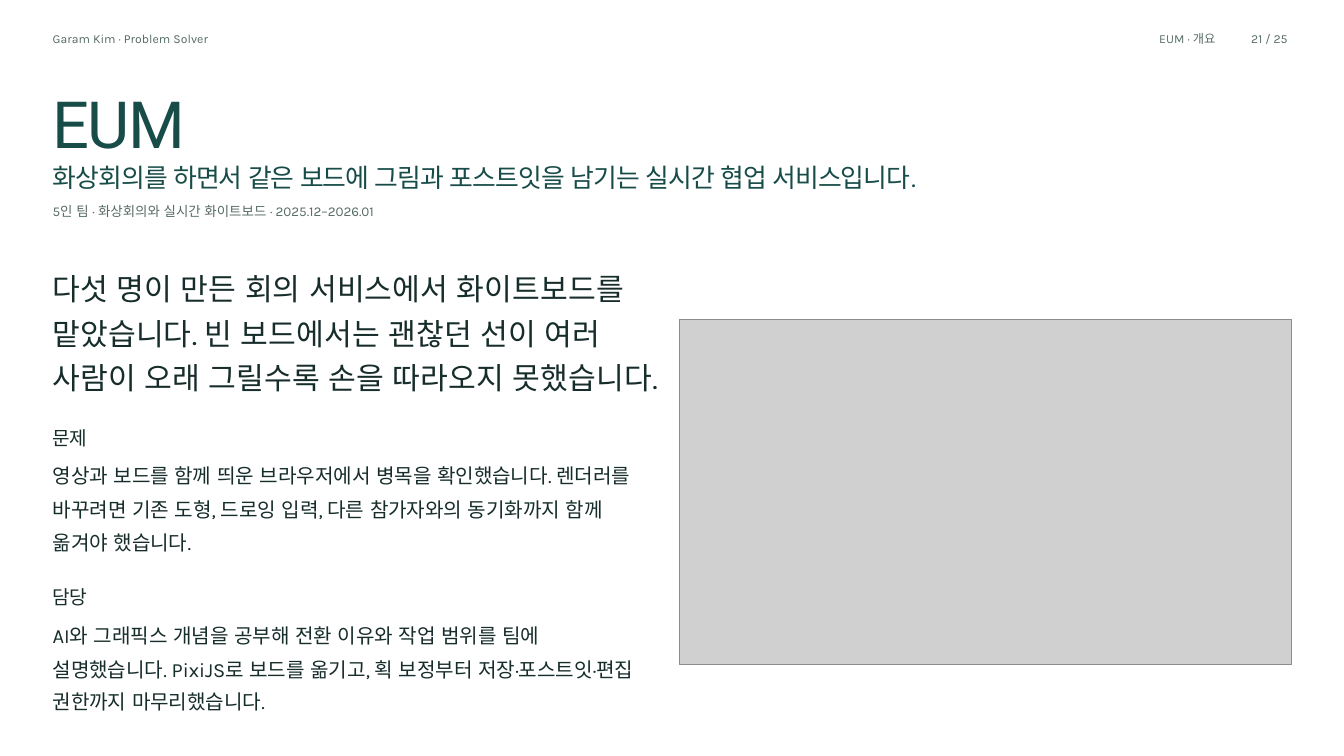
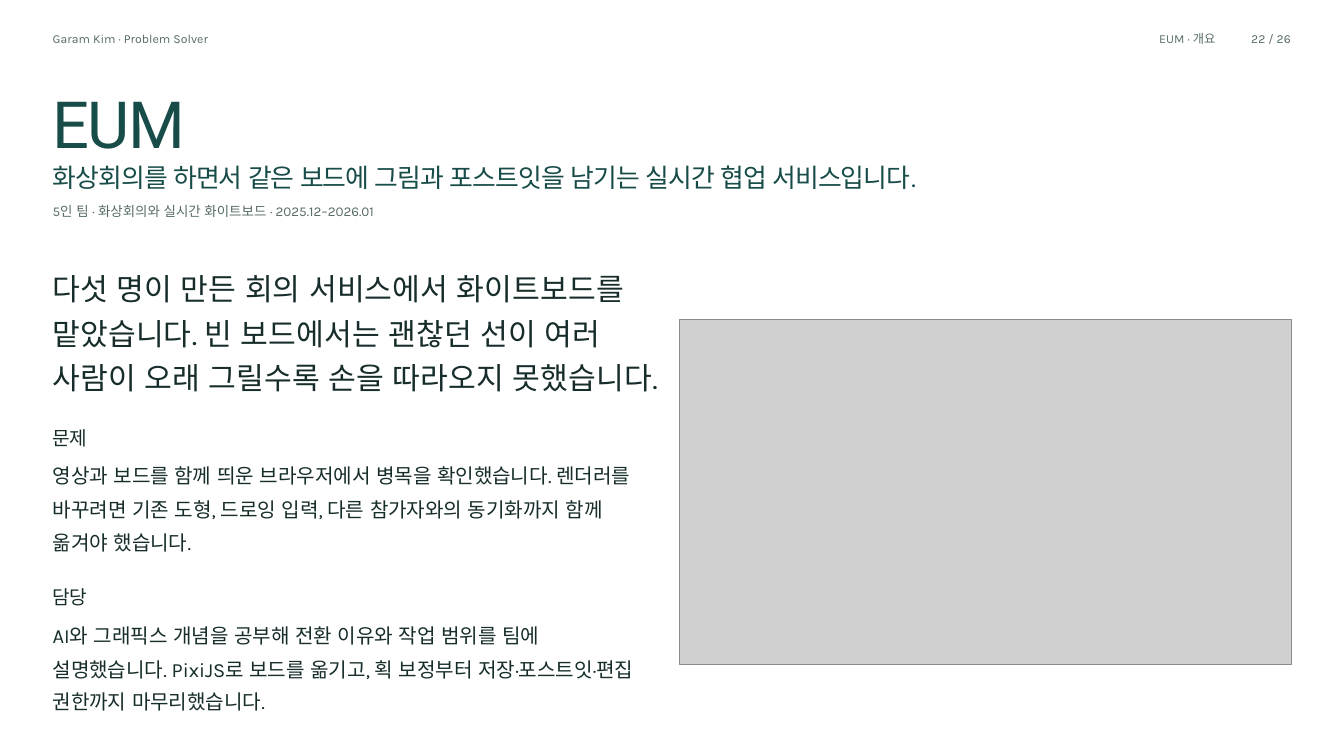
Before and after one commit to kgr0831/kgr0831.github.io, a slide deck: slide 22 of portfolio/pearlabyss/portfolio.pptx (slide 21 before the commit). Drawn at 1344x756 pixels with LibreOffice and Linux fonts; fonts in the diff are those of the drawing; grey boxes stand for pictures; background and template pictures are left out. Boxes give left, top, right and bottom in pixels: in the first picture for what was removed or moved away, otherwise in the second. Text is boxed around its words. In the diff, an @@ line names an element or a change of style, - is before the commit and + after.

```diff
--- a/portfolio/pearlabyss/portfolio.pptx
+++ b/portfolio/pearlabyss/portfolio.pptx
@@ text at box(1251, 35, 1291, 43): text changed @@
-21 / 25
+22 / 26
```
Also in this commit, not shown: 24 other slides changed, 1 slide added, 5 other files.
